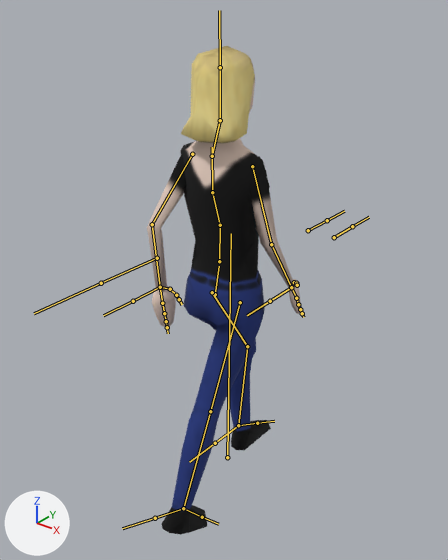
Renders of the FBX model Assets/Models/Player/Player.fbx from each side of a commit.
Both versions are drawn from a 50 mm camera at (1.223, -1.54, 1.869) aimed at (-0.012, 0.004, 0.911). Lighting does not change. The marker at lower left points along +X, +Y and +Z. Both versions are drawn at frame 36 of the action 'Armature|Walk'; the numbers are the values there. The bones that bend it are drawn over the model as lines.

The first picture shows 'Arms', 'Body', 'Hands', 'Head'.
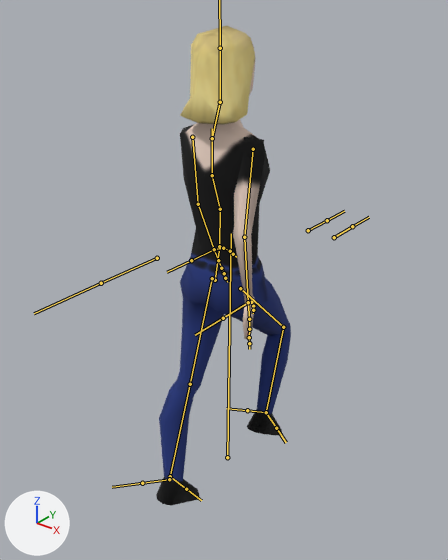
The change in detail:
Bone 'LowerSpine' (bone_lowerspine) moves from (0.0, -0.16, -0.04) to (0.0, 0.3, 0.06).
Bone 'UpperArm.L' (bone_upperarm_l) turns from (87, 36, 19) to (74, -10, 23) degrees about its own x, y and z.
Bone 'LowerArm.L' (bone_lowerarm_l) turns from (0, 0, 40) to (0, 0, 12) degrees about its own x, y and z.
Bone 'UpperArm.R' (bone_upperarm_r) turns from (75, 4, -24) to (87, -25, -21) degrees about its own x, y and z.
Bone 'LowerArm.R' (bone_lowerarm_r) turns from (0, 0, -22) to (0, 0, -29) degrees about its own x, y and z.
Bone 'UpperLeg.L' (bone_upperleg_l) turns from (34, 0, 0) to (-19, 0, 0) degrees about its own x, y and z.
Bone 'LowerLeg.L' (bone_lowerleg_l) turns from (-36, 0, 0) to (5, 0, 0) degrees about its own x, y and z.
Bone 'Foot.L' (bone_foot_l) turns from (-2, 0, 0) to (-18, 0, 0) degrees about its own x, y and z.
Bone 'UpperLeg.R' (bone_upperleg_r) turns from (-24, 0, 0) to (46, 0, 0) degrees about its own x, y and z.
Bone 'LowerLeg.R' (bone_lowerleg_r) turns from (5, 0, 0) to (-56, 0, 0) degrees about its own x, y and z.
Bone 'Foot.R' (bone_foot_r) turns from (-8, 0, 0) to (-24, 0, 0) degrees about its own x, y and z.

Changed parts and their boxes (x1, y1, x2, y2) in the pictures (448 x 560 px):
'Body', posed (24% wider)
    before: (162, 138, 271, 535)
    after: (156, 119, 291, 506)
'Head', posed
    before: (181, 46, 255, 143)
    after: (180, 26, 255, 124)
'Arms', posed
    before: (147, 145, 295, 292)
    after: (233, 137, 265, 304)
'Hands', posed
    before: (152, 279, 301, 328)
    after: (243, 297, 255, 340)
bone 'LowerSpine', root to tip
    before: (215, 294) to (219, 266)
    after: (215, 280) to (219, 251)
bone 'UpperArm.L', root to tip
    before: (192, 154) to (152, 224)
    after: (192, 137) to (198, 204)
bone 'LowerArm.L', root to tip
    before: (152, 224) to (160, 287)
    after: (198, 204) to (214, 249)
bone 'UpperArm.R', root to tip
    before: (252, 166) to (271, 244)
    after: (253, 149) to (244, 237)
bone 'LowerArm.R', root to tip
    before: (271, 244) to (291, 287)
    after: (244, 237) to (248, 302)
bone 'UpperLeg.L', root to tip
    before: (212, 292) to (247, 346)
    after: (212, 278) to (190, 384)
bone 'LowerLeg.L', root to tip
    before: (247, 346) to (238, 425)
    after: (190, 384) to (170, 476)
bone 'Foot.L', root to tip
    before: (238, 425) to (257, 423)
    after: (170, 476) to (186, 489)
bone 'UpperLeg.R', root to tip
    before: (240, 302) to (210, 411)
    after: (240, 288) to (283, 327)
bone 'LowerLeg.R', root to tip
    before: (210, 411) to (183, 508)
    after: (283, 327) to (266, 412)
bone 'Foot.R', root to tip
    before: (183, 508) to (202, 517)
    after: (266, 412) to (276, 428)
